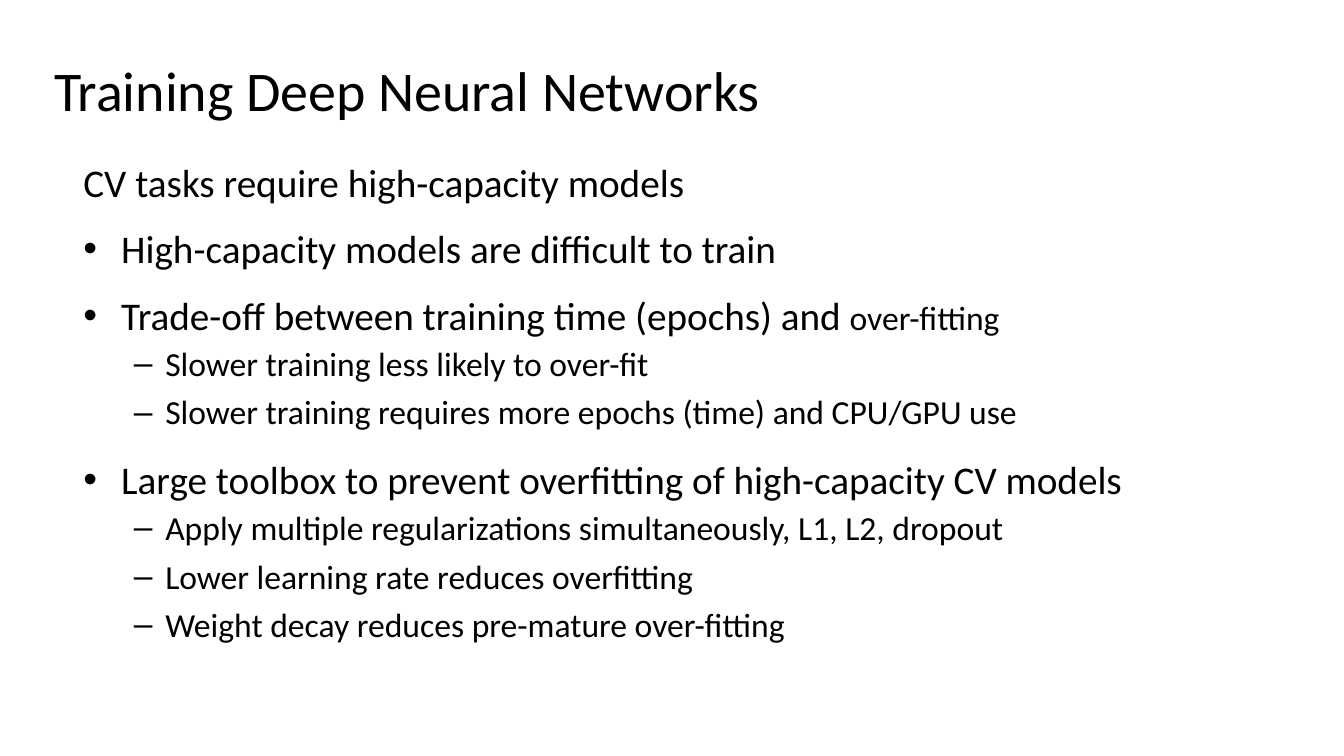
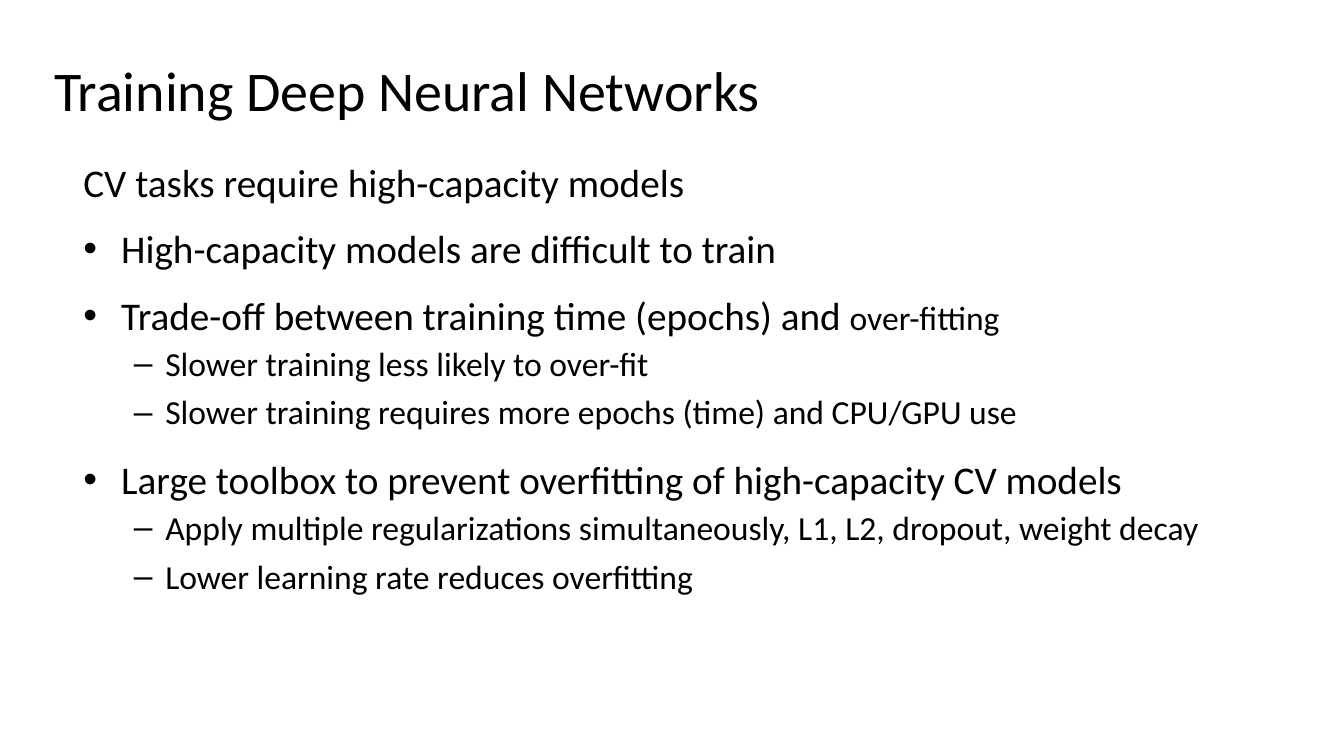
Before and after one commit to StephenElston/CSCI-E25, a slide deck: slide 62 of Slides/3_BuildingBlocksOfDeepLearning.pptx. Drawn at 1344x756 pixels with LibreOffice and Linux fonts; fonts in the diff are those of the drawing. Boxes give left, top, right and bottom in pixels: in the first picture for what was removed or moved away, otherwise in the second. Text is boxed around its words. In the diff, an @@ line names an element or a change of style, - is before the commit and + after.

Commit message:
Reorganized slides, updated text, corrected errors

```diff
--- a/Slides/3_BuildingBlocksOfDeepLearning.pptx
+++ b/Slides/3_BuildingBlocksOfDeepLearning.pptx
@@ text at (165,516,1198,546): text changed @@
-  – Apply multiple regularizations simultaneously, L1, L2, dropout
+  – Apply multiple regularizations simultaneously, L1, L2, dropout, weight decay
@@ text at (165,613,785,643): paragraph removed @@
-  – Weight decay reduces pre-mature over-fitting
```
Also in this commit, not shown: 9 other slides changed, 1 slide added, 1 slide removed.
